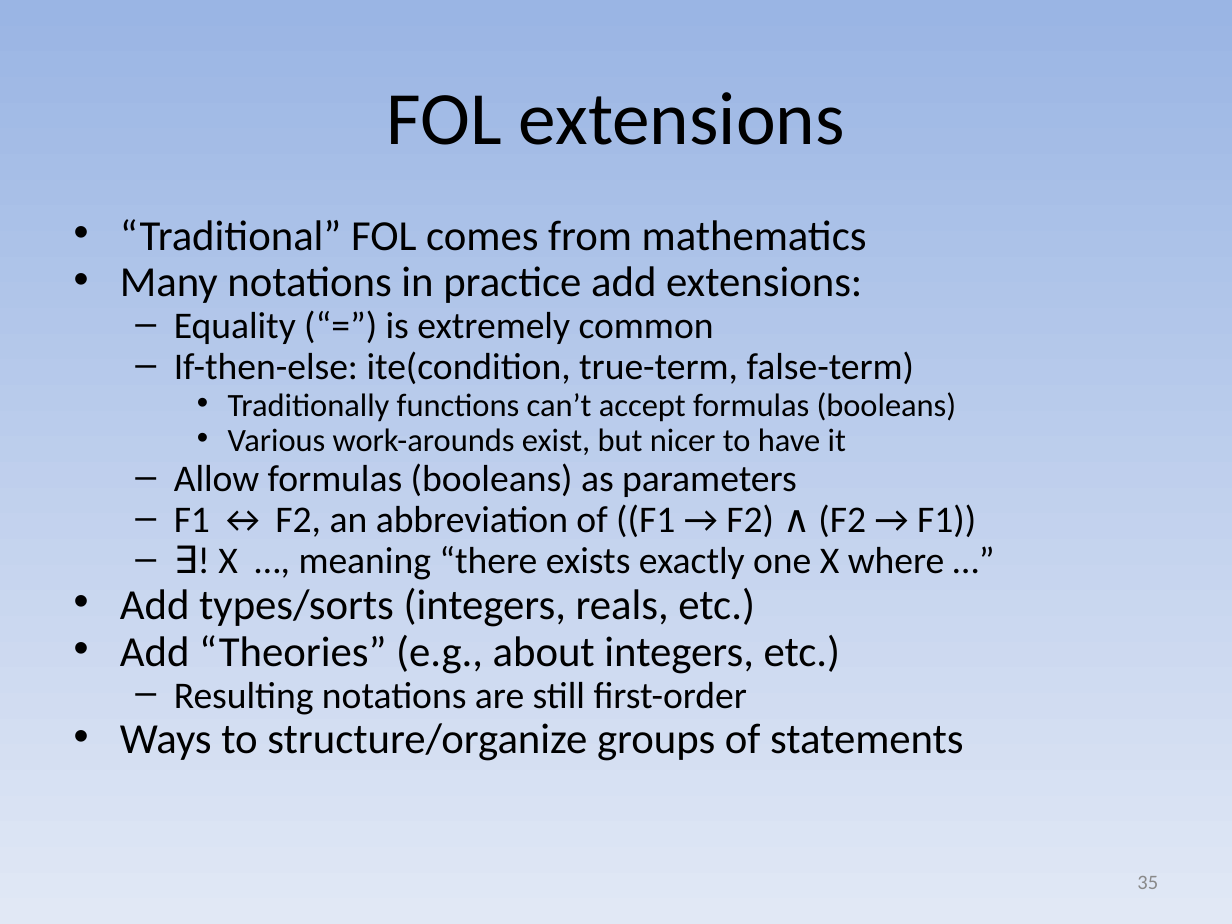
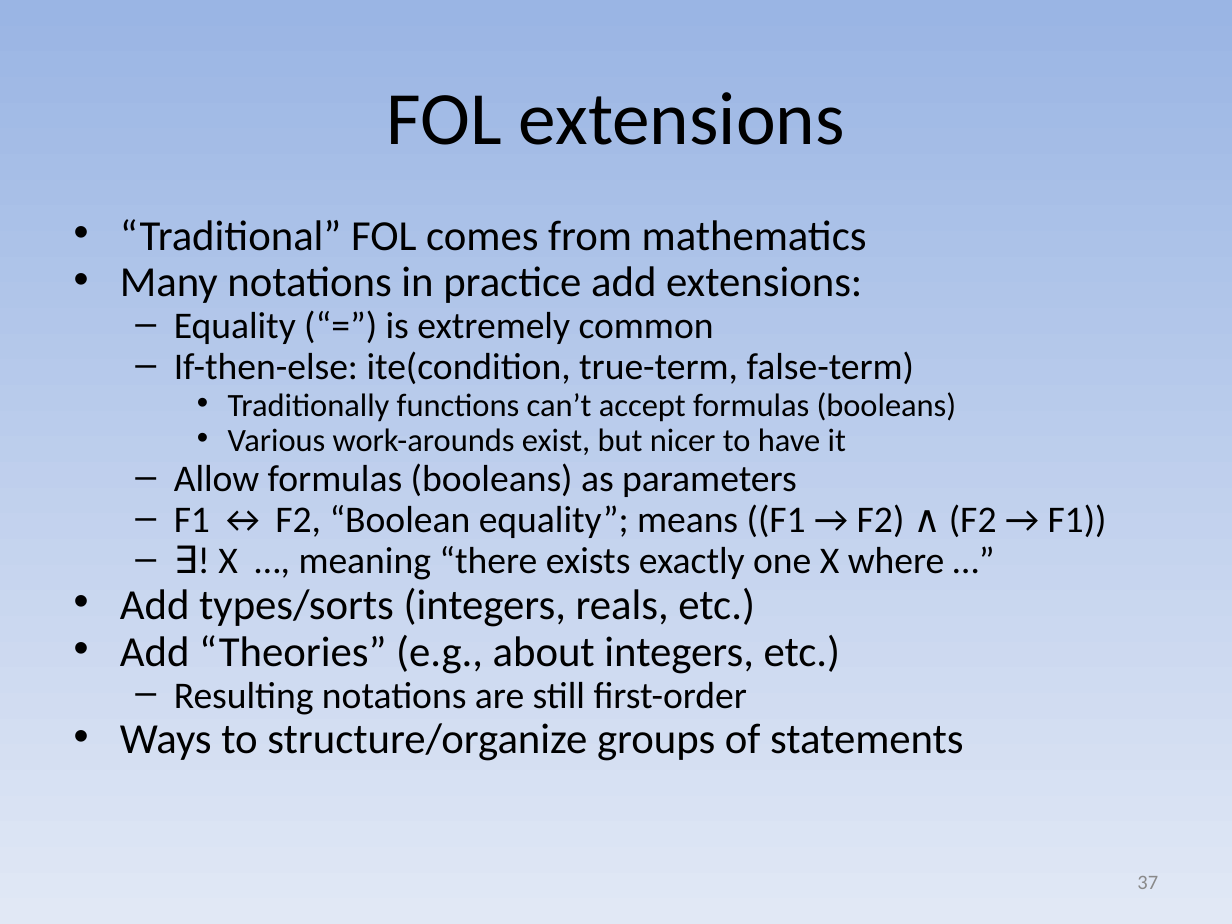
Before and after one commit to david-a-wheeler/david-a-wheeler.github.io, a slide deck: slide 37 of secure-class/presentations/Secure-Software-10-Formal-Methods.ppt (slide 35 before the commit). Drawn at 1232x924 pixels with LibreOffice and Linux fonts; fonts in the diff are those of the drawing. Boxes give left, top, right and bottom in pixels: in the first picture for what was removed or moved away, otherwise in the second. Text is boxed around its words. In the diff, an @@ line names an element or a change of style, - is before the commit and + after.

```diff
--- a/secure-class/presentations/Secure-Software-10-Formal-Methods.ppt
+++ b/secure-class/presentations/Secure-Software-10-Formal-Methods.ppt
@@ text at [174, 504, 1107, 538]: text changed @@
-  – F1 ↔ F2, an abbreviation of ((F1 → F2) ∧ (F2 → F1))
+  – F1 ↔ F2, “Boolean equality”; means ((F1 → F2) ∧ (F2 → F1))
@@ page number at [1137, 876, 1158, 889]: text changed @@
-35
+37
```
Also in this commit, not shown: 5 other slides changed, 2 slides added.
